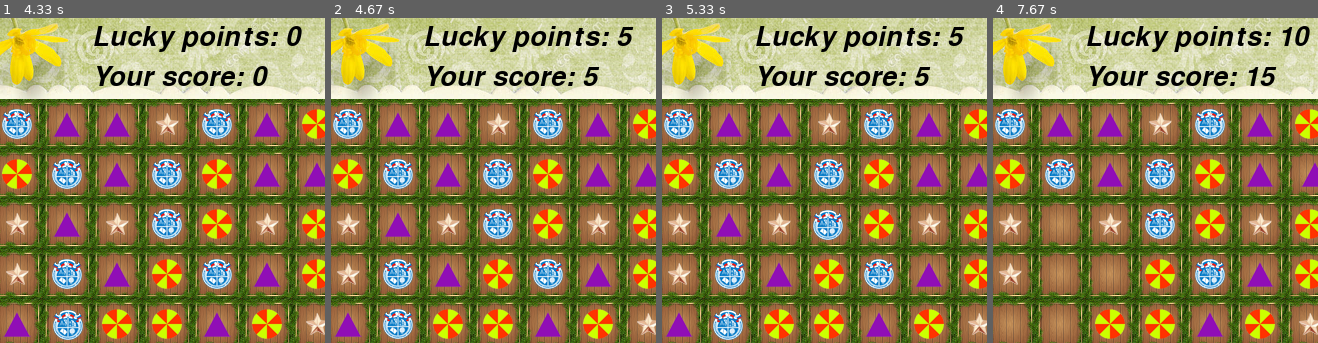
Above: before the commit, frames 1-4 (left to right).
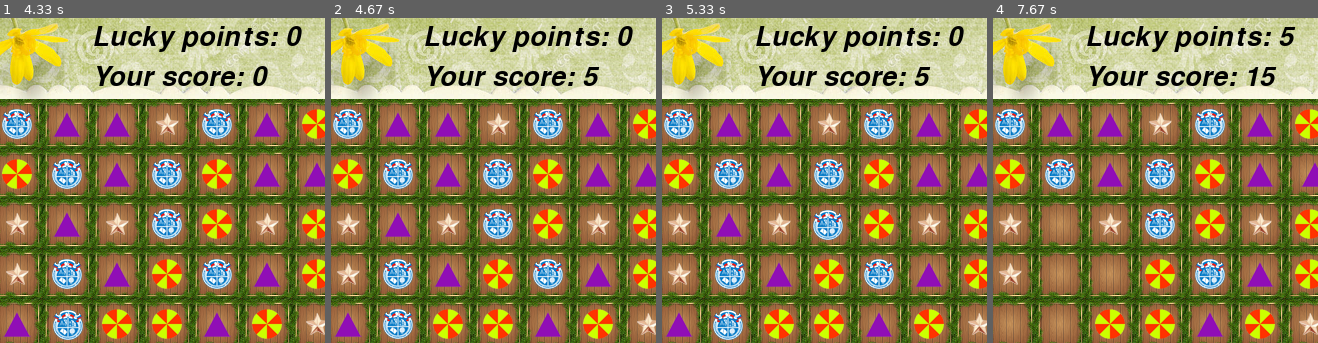
Above: after the commit, the same moments.

Repository: kbogomolov95/ProjectPyGame
Game: pygame game, started from ui.py
Two runs of this game, one before a commit and one after it. Both use one fixed random seed, a clock stepped at 60 frames per second and the inputs below.
Inputs (mouse positions are % of the whole screen's width and height, from its top left):
- Up to frame 1 (4.33 s): press the mouse at (50, 57) at 0.37 s; move the mouse to (38, 54) at 0.47 s; release the mouse at (26, 51) at 0.6 s; press the mouse at (50, 57) at 0.7 s; move the mouse to (34, 36) at 0.8 s; release the mouse at (17, 15) at 0.93 s; right-click (27, 63) at 1.55 s; click (38, 36) at 1.88 s; press the mouse at (38, 36) at 2.7 s; move the mouse to (36, 26) at 2.8 s; release the mouse at (34, 18) at 2.93 s; press the mouse at (38, 36) at 3.53 s; move the mouse to (34, 50) at 3.63 s; release the mouse at (30, 66) at 3.77 s; click (29, 54) at 3.88 s
- Up to frame 2 (4.67 s): no input
- Up to frame 3 (5.33 s): press the mouse at (29, 54) at 4.7 s; move the mouse to (38, 47) at 4.8 s; release the mouse at (46, 40) at 4.93 s; right-click (67, 41) at 5.05 s
- Up to frame 4 (7.67 s): press the mouse at (67, 41) at 5.37 s; move the mouse to (41, 50) at 5.47 s; release the mouse at (14, 58) at 5.6 s; right-click (33, 25) at 6.22 s; press the mouse at (33, 25) at 6.53 s; move the mouse to (34, 50) at 6.63 s; release the mouse at (36, 76) at 6.77 s; click (35, 72) at 6.88 s; press the mouse at (35, 72) at 7.2 s; move the mouse to (55, 52) at 7.3 s; release the mouse at (74, 31) at 7.43 s; click (65, 29) at 7.55 s
The pictures show only the part of the screen within x 20-70%, y 8-58%; the shares and areas given below are measured in that part.

Frame 1 is identical in both runs. In frame 2, 0.1% of the frame differs, in the area x 88-94%, y 2-9%; in frame 3, 0.1%; in frame 4, 0.3%, in the area x 88-98%, y 2-9%.

Commit message:
пихнул в main

Diff:
--- a/logic.py
+++ b/logic.py
@@ -83,7 +83,7 @@
         coords_of_conseq = coords_of_conseq.union(matching(to_binary_matrix(copy.deepcopy(matrix), size, y + 1), size))
     if not check:
         score += len(coords_of_conseq)
-        if first:
+        if not first:
             lucky_score += len(coords_of_conseq)
         zero_replacing(matrix, size, coords_of_conseq)
     else:
--- a/ui.py
+++ b/ui.py
@@ -176,170 +176,171 @@
 
 ########ИНИЦИАЛИЗИРУЕМ##########
 
+pygame.init()
+
 # мутим музычку
-pygame.init()
-
 pygame.mixer.music.load('derevnya-durakov-tp-kalambur.mp3')
 pygame.mixer.music.play(111111)
 pygame.mixer.music.rewind()
 
 # здесь можно настроить размеры окна
 size_of_screen = width, height = 650, 650
-screen = pygame.display.set_mode(size_of_screen)
-fps = 30
-clock = pygame.time.Clock()
-
-# здесь можно настроить размеры доски
-size = (8, 8)
-
-#
-m = logic.Area(size, 4)
-m.matrix()
-matrix = m.arr
-
-# нормально подогнать
-X0 = 170 - 50 * (abs(size[1]) - 7)
-Y0 = 185 - 50 * (abs(size[0]) - 7)
-
-# Making board
-board = Board(matrix)
-
-score_board = Score(220, 100, 'Your score')
-luck_board = Score(220, 60, 'Lucky points')
-generate_map(matrix)
-
-# вводим переменные
-pos1, pos2 = None, None
-mov1, mov2 = False, False
-params = {'selected': None, 'deletion': False, 'move': False, 'waiting': False, 'first': False}
-
-fon = pygame.transform.scale(load_image('bg.png'), size_of_screen)
-screen.blit(fon, (0, 0))
-
-moving_timer = 0
-delay = 0
-in_waiting = False
-
-deleting_objects = []
+
 
 ##########ИГРОВОЙ ЦИКЛ#############
-running = True
-while running:
-    for event in pygame.event.get():
-        if event.type == pygame.QUIT:
-            running = False
-
-        if event.type != pygame.MOUSEBUTTONUP:
-            continue
-
-        # нажатие на левую кнопку - отмена выбора
-        if event.button == 3:
-            pos1 = event.pos
-            # прекращаем тряску
+
+
+
+
+
+
+def main():
+    # здесь можно настроить размеры доски
+    global size, X0, Y0, matrix, m
+    size = (8, 8)
+    X0 = 170 - 50 * (abs(size[1]) - 7)
+    Y0 = 185 - 50 * (abs(size[0]) - 7)
+    # создаем доску
+    m = logic.Area(size, 4)
+    m.matrix()
+    matrix = m.arr
+    board = Board(matrix)
+    # счетчики очков. 1 очко = 1 элемент последовательности
+    score_board = Score(220, 100, 'Your score')
+    luck_board = Score(220, 60, 'Lucky points')
+    generate_map(matrix)
+
+    moving_timer = 0
+    delay = 0
+    in_waiting = False
+    deleting_objects = []
+
+    fps = 30
+    clock = pygame.time.Clock()
+    screen = pygame.display.set_mode(size_of_screen)
+    fon = pygame.transform.scale(load_image('bg.png'), size_of_screen)
+    screen.blit(fon, (0, 0))
+    pos1, pos2 = None, None
+    mov1, mov2 = False, False
+    params = {'selected': None, 'deletion': False, 'move': False, 'waiting': False, 'first': False}
+
+    running = True
+    while running:
+        for event in pygame.event.get():
+            if event.type == pygame.QUIT:
+                running = False
+
+            if event.type != pygame.MOUSEBUTTONUP:
+                continue
+
+            # нажатие на левую кнопку - отмена выбора
+            if event.button == 3:
+                pos1 = event.pos
+                # прекращаем тряску
+                params['selected'] = False
+                all_sprites.update(params, pos1)
+                # стираем что бы обнулить выбор
+                pos1, pos2 = None, None
+                continue
+
+            # если pos1 == нан то значит выбираем 1ую фигурку, иначе вторую
+            if pos1 is None:
+                pos1 = event.pos
+
+                # при нажатии фигурка должна трястись
+                params['selected'] = True
+
+                # апдейтим что бы начала трястись
+                all_sprites.update(params, pos1)
+            else:
+                pos2 = event.pos
+                params['first'] = True
+                params['selected'] = False
+                # если кнопка по соседству то работаем дальше
+                if neighbourhood(get_i_j(pos1), get_i_j(pos2)):
+                    all_sprites.update(params, pos2)
+
+                    # считаем скорость для фигурок
+                    mov1 = calc_mov(pos1, pos2)
+                    mov2 = calc_mov(pos2, pos1)
+
+                    # запускаем таймер
+                    moving_timer = 50 / VELOCITY + END_MOVING_DELAY + 1
+                    delay = 0
+                else:
+                    pos2 = None
+                    params['selected'] = True
+
+        # за каждый кадр отбавляем 1 от таймеров
+        if delay:
+            delay -= 1
+
+        if moving_timer:
+            moving_timer -= 1
+
+        # если moving_timer == 1 то тогда останавливаем движение и обновляем карту что бы шары встали на место
+        if moving_timer == 1:
+            moving_timer -= 1
+            if params['first']:
+                update_map(get_i_j(pos1), get_i_j(pos2), first=True)
+                params['first'] = False
+            else:
+                update_map(get_i_j(pos1), get_i_j(pos2))
+            params['waiting'] = True
             params['selected'] = False
-            all_sprites.update(params, pos1)
-            # стираем что бы обнулить выбор
             pos1, pos2 = None, None
-            continue
-
-        # если pos1 == нан то значит выбираем 1ую фигурку, иначе вторую
-        if pos1 is None:
-            pos1 = event.pos
-
-            # при нажатии фигурка должна трястись
+            delay = EMPTY_CELL_DELAY
+
+        # если moving_timer == 6 то тогда движение останавливается и даем еще немного времени что бы потрястись
+        elif moving_timer == END_MOVING_DELAY:
+            mov1, mov2 = False, False
             params['selected'] = True
 
-            # апдейтим что бы начала трястись
-            all_sprites.update(params, pos1)
-        else:
-            pos2 = event.pos
-            params['first'] = True
-            params['selected'] = False
-            # если кнопка по соседству то работаем дальше
-            if neighbourhood(get_i_j(pos1), get_i_j(pos2)):
-                all_sprites.update(params, pos2)
-
-                # считаем скорость для фигурок
-                mov1 = calc_mov(pos1, pos2)
-                mov2 = calc_mov(pos2, pos1)
-
-                # запускаем таймер
-                moving_timer = 50 / VELOCITY + END_MOVING_DELAY + 1
-                delay = 0
+        if delay == 1:
+            if in_waiting:
+                update_map((0, 0), (0, 0))
+                in_waiting = False
+                delay = EMPTY_CELL_DELAY
             else:
-                pos2 = None
-                params['selected'] = True
-
-    # за каждый кадр отбавляем 1 от таймеров
-    if delay:
-        delay -= 1
-
-    if moving_timer:
-        moving_timer -= 1
-
-    # если moving_timer == 1 то тогда останавливаем движение и обновляем карту что бы шары встали на место
-    if moving_timer == 1:
-        moving_timer -= 1
-        if params['first']:
-            update_map(get_i_j(pos1), get_i_j(pos2), first=True)
-            params['first'] = False
-        else:
-            update_map(get_i_j(pos1), get_i_j(pos2))
-        params['waiting'] = True
-        params['selected'] = False
-        pos1, pos2 = None, None
-        delay = EMPTY_CELL_DELAY
-
-    # если moving_timer == 6 то тогда движение останавливается и даем еще немного времени что бы потрястись
-    elif moving_timer == END_MOVING_DELAY:
-        mov1, mov2 = False, False
+                update_map(waited=True)
+                in_waiting = True
+                delay = DESTROY_DELAY
+
+        #######ОТРИСОВКА#######
+        # делаем так что бы вся последовательность тряслась
+        deleting_objects = logic.new_consequences(matrix, m.size, check=True)
+        last_state = params['selected']
+        params['move'] = False
         params['selected'] = True
-
-    if delay == 1:
-        if in_waiting:
-            update_map((0, 0), (0, 0))
-            in_waiting = False
-            delay = EMPTY_CELL_DELAY
-        else:
-            update_map(waited=True)
-            in_waiting = True
-            delay = DESTROY_DELAY
-
-    #######ОТРИСОВКА#######
-    # делаем так что бы вся последовательность тряслась
-    deleting_objects = logic.new_consequences(matrix, m.size, check=True)
-    last_state = params['selected']
-    params['move'] = False
-    params['selected'] = True
-    for coords in deleting_objects:
-        all_sprites.update(params, get_obj_coords(coords[1], coords[0]))
-    params['selected'] = last_state
-
-    # обновляем положение первого
-    params['move'] = mov1
-    all_sprites.update(params, pos1)
-    # обновляем положение второго
-    params['move'] = mov2
-    all_sprites.update(params, pos2)
-
-    # обновляем score
-    score_board.set_score(logic.score)
-    luck_board.set_score(logic.lucky_score)
-    luck_board.draw(screen)
-
-    ########ВСТАВЛЯЕМ ФОН И ДОСКУ#######
-    screen.fill((255, 255, 255))
-    screen.blit(fon, (0, 0))
-    screen.blit(board.render(), (X0, Y0))
-
-    ########РИСУЕМ#######
-    score_board.draw(screen)
-    luck_board.draw(screen)
-    all_sprites.draw(screen)
-    clock.tick(fps)
-    pygame.display.flip()
-
-
-
+        for coords in deleting_objects:
+            all_sprites.update(params, get_obj_coords(coords[1], coords[0]))
+        params['selected'] = last_state
+
+        # обновляем положение первого
+        params['move'] = mov1
+        all_sprites.update(params, pos1)
+        # обновляем положение второго
+        params['move'] = mov2
+        all_sprites.update(params, pos2)
+
+        # обновляем score
+        score_board.set_score(logic.score)
+        luck_board.set_score(logic.lucky_score)
+        luck_board.draw(screen)
+
+        ########ВСТАВЛЯЕМ ФОН И ДОСКУ#######
+        screen.fill((255, 255, 255))
+        screen.blit(fon, (0, 0))
+        screen.blit(board.render(), (X0, Y0))
+
+        ########РИСУЕМ#######
+        score_board.draw(screen)
+        luck_board.draw(screen)
+        all_sprites.draw(screen)
+        clock.tick(fps)
+        pygame.display.flip()
+
+
+main()
 
 pygame.quit()
